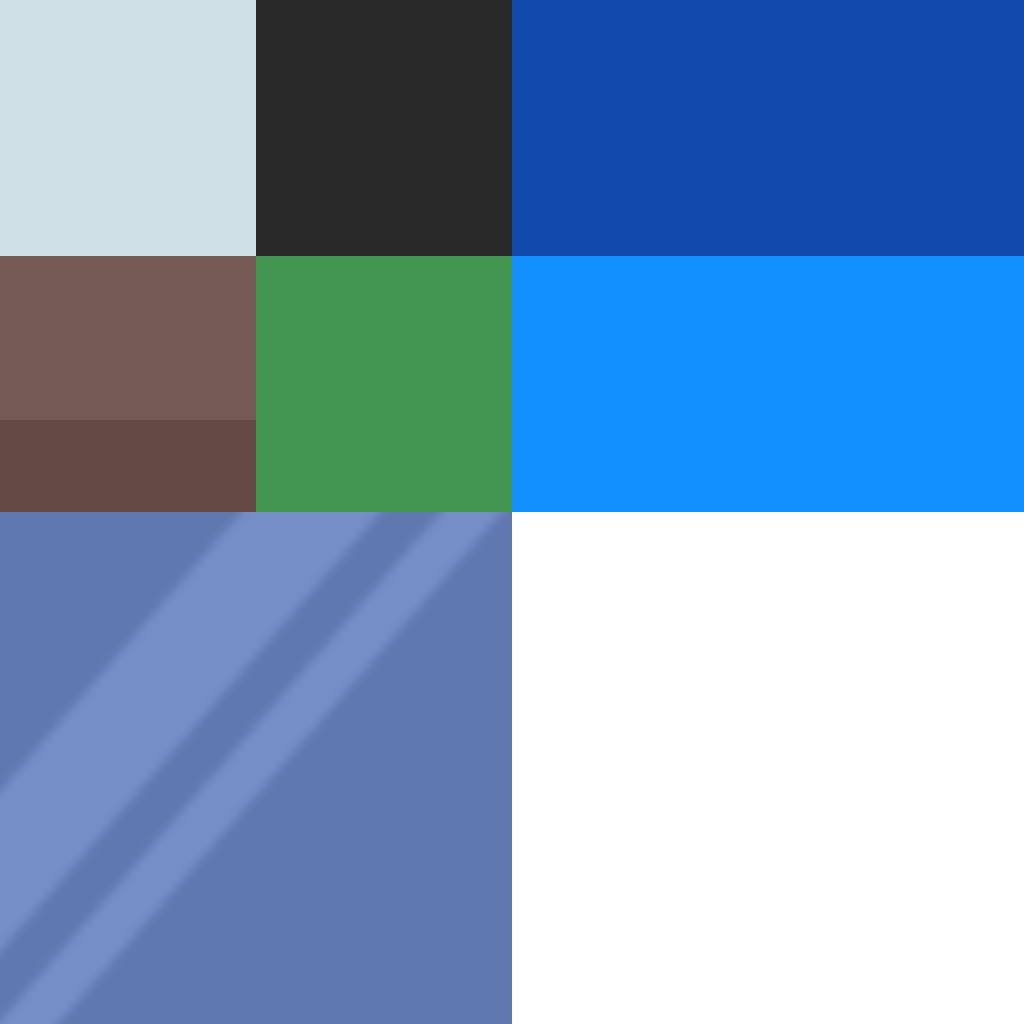
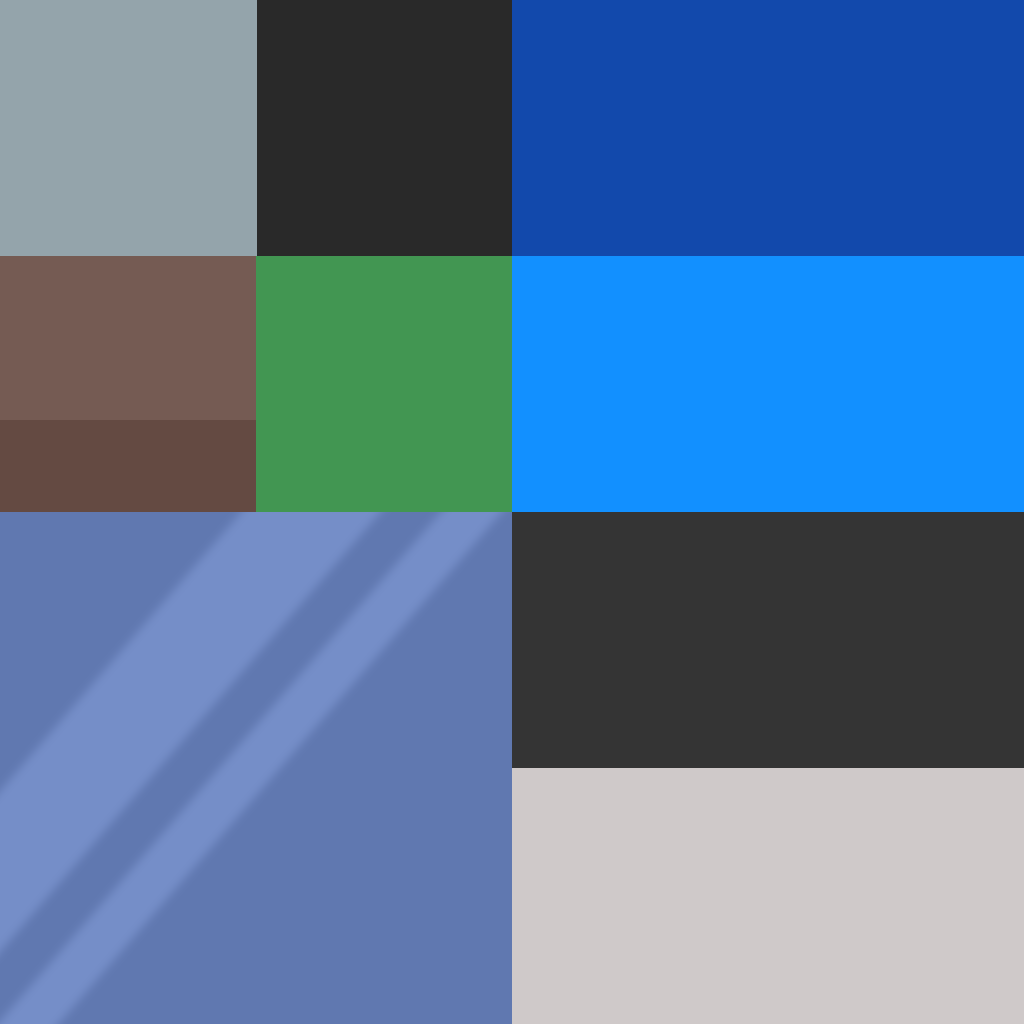
Revision of a layered 1024x1024 image; what changed, layer by layer:
added layer "矩形 1 拷贝 4" above "矩形 1 拷贝 3" over box(0, 0, 257, 256)
added layer "矩形 1 拷贝 3" above "矩形 1 拷贝 2" over box(512, 768, 1024, 1024)
added layer "矩形 1 拷贝 2" above "矩形 1 拷贝" over box(512, 512, 1024, 768)